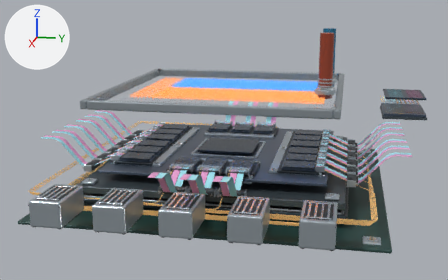
A saved change to the glTF model public/models/cpo-hardware.glb.
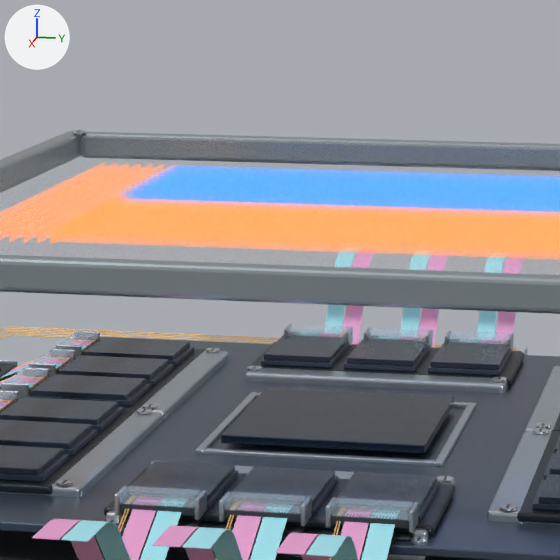
There are two pictures of each version: one whole from a 50 mm lens placed at (0.2673, 0.0508, 0.0855), pointed at (-0.0239, -0.0074, 0.0127), one close up on the part from 31% to 64% of the width and 12% to 65% of the height. Arrows for +X, +Y and +Z are at upper left; the lights stay in place. The first two pictures are the older version. Where no turn or scale is listed for an object, it has been applied to the vertices. Vertices at exactly the same position are counted once.

In view in the first close-up: 'CPO_COLDPLATE__Cold plate brushed nickel', 'CPO_COLDPLATE__Cutaway cold plate', 'CPO_DIES__Electronic die face', 'CPO_DIES__Photonic die passivation', 'CPO_DIES__Switch ASIC silicon', 'CPO_FIBERS__Receive ribbon', 'CPO_FIBERS__Transmit ribbon', 'CPO_INTERFACES__Fiber array lid glass', 'CPO_PACKAGE__Photonic die passivation', 'CPO_PACKAGE__Satin nickel retainers', 'CPO_RETAINERS__Anodized recess', 'CPO_RETAINERS__Satin nickel retainers' and 8 more.
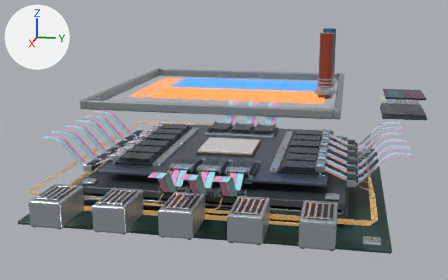
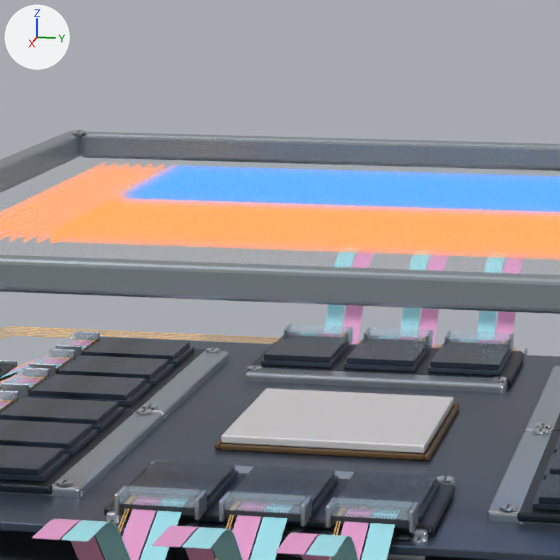
Where the newer file only moved an object's origin or applied its transform, the numbers keep the older frame.

Boxes (x1, y1, x2, y2) around the edits, measured in the close-ups (560 x 560 px):
```json
{"object": "CPO_DIES__Switch ASIC silicon", "change": "recoloured, surface changed", "before": [221, 388, 454, 453], "after": [221, 388, 454, 453], "on screen": "lighter"}
{"object": "CPO_PACKAGE__Satin nickel retainers", "change": "reshaped", "before": [195, 392, 476, 467], "on screen": "not visible afterwards"}
{"object": "CPO_PACKAGE__Underfill epoxy", "change": "added", "after": [215, 403, 460, 461]}
```

The change, as JSON lines over the scene's bpy script:
```json
{"op": "set", "path": "mat_switch_asic_silicon.base_color", "old": "(0.025, 0.045, 0.075)", "new": "(1.0, 1.0, 1.0)", "note": "dark blue #2c3c4d -> white #ffffff"}
{"op": "set", "path": "mat_switch_asic_silicon.metallic", "old": "0.78", "new": "0.35"}
{"op": "add", "block": "mat_underfill_epoxy", "code": ["mat_underfill_epoxy = principled_material('Underfill epoxy')", "mat_underfill_epoxy.base_color = (0.14, 0.08, 0.03)  # brown #695030"]}
{"block": "me_die_carrier_edge_004", "where": "# used by ob_cpo_package__satin_nickel_retainers; location = (0.0, 0.0, 0.0107)"}
{"op": "remove", "block": "me_die_carrier_edge_004", "code": "me_die_carrier_edge_004.from_pydata(...)  # 1144 vertices, 2256 faces; spans x -0.0517..0.0517, y -0.0517..0.0517, z -0.0048..0.0048"}
{"op": "add", "block": "me_die_carrier_edge_004", "code": "me_die_carrier_edge_004.from_pydata(...)  # 768 vertices, 1504 faces; spans x -0.0517..0.0517, y -0.0517..0.0517, z -0.0048..0.0009"}
{"block": "me_die_carrier_edge_004", "change": "me_die_carrier_edge_004 part 1: the loose piece of 376 vertices spanning x -0.0145..0.0145, y -0.0145..0.0145, z 0.0042..0.0048 is deleted"}
{"op": "add", "block": "me_underfill_fillet_004", "code": ["me_underfill_fillet_004 = bpy.data.meshes.new('Underfill fillet.004')", "me_underfill_fillet_004.from_pydata(...)  # 384 vertices, 752 faces; spans x -0.0126..0.0126, y -0.0126..0.0126, z -0.0004..0.0004", "me_underfill_fillet_004.materials.append(mat_underfill_epoxy)  # brown #695030"]}
{"op": "add", "block": "ob_cpo_package__underfill_epoxy", "code": ["ob_cpo_package__underfill_epoxy = bpy.data.objects.new('CPO_PACKAGE__Underfill epoxy', me_underfill_fillet_004)", "ob_cpo_package__underfill_epoxy.location = (0.0, 0.0, 0.0154)"]}
```
